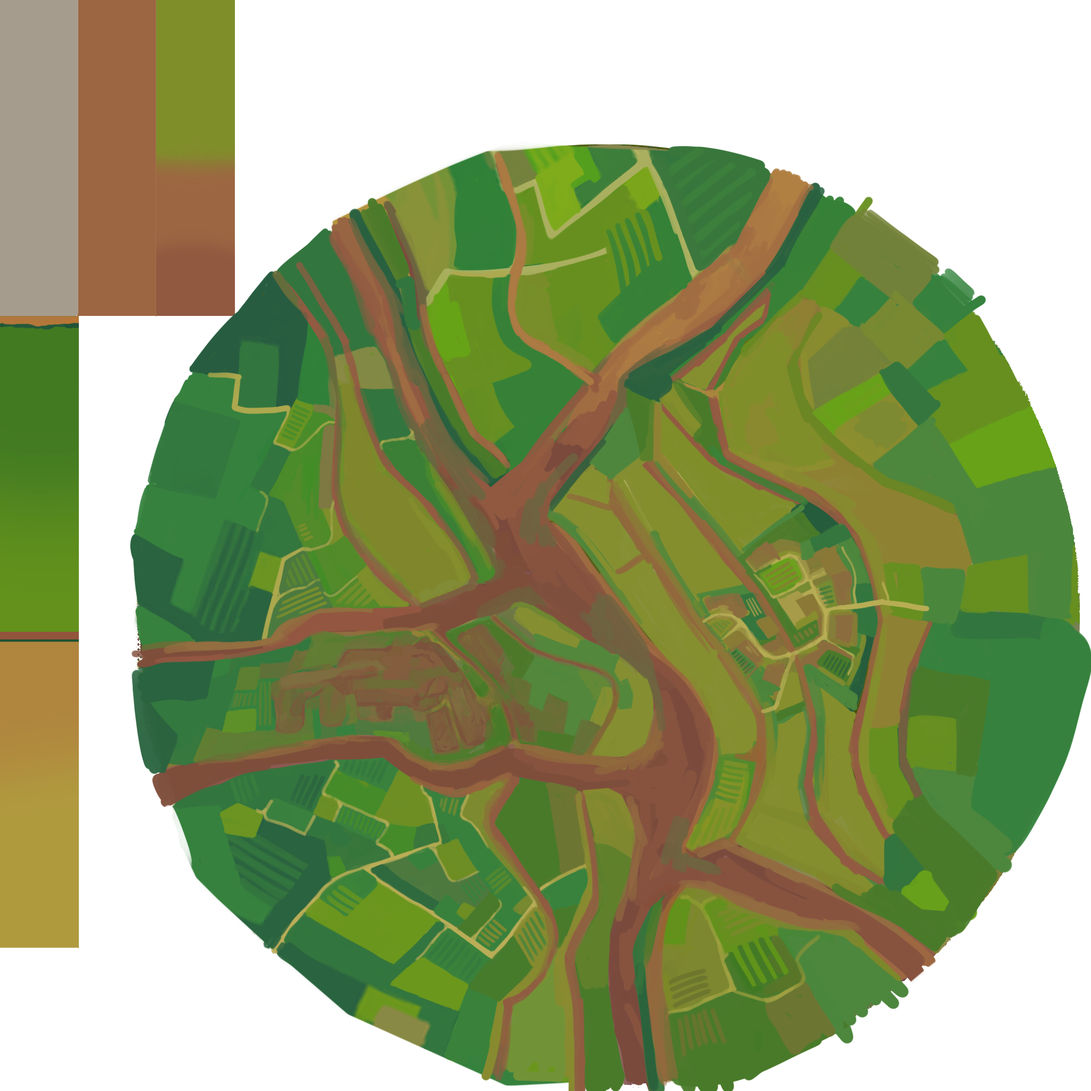
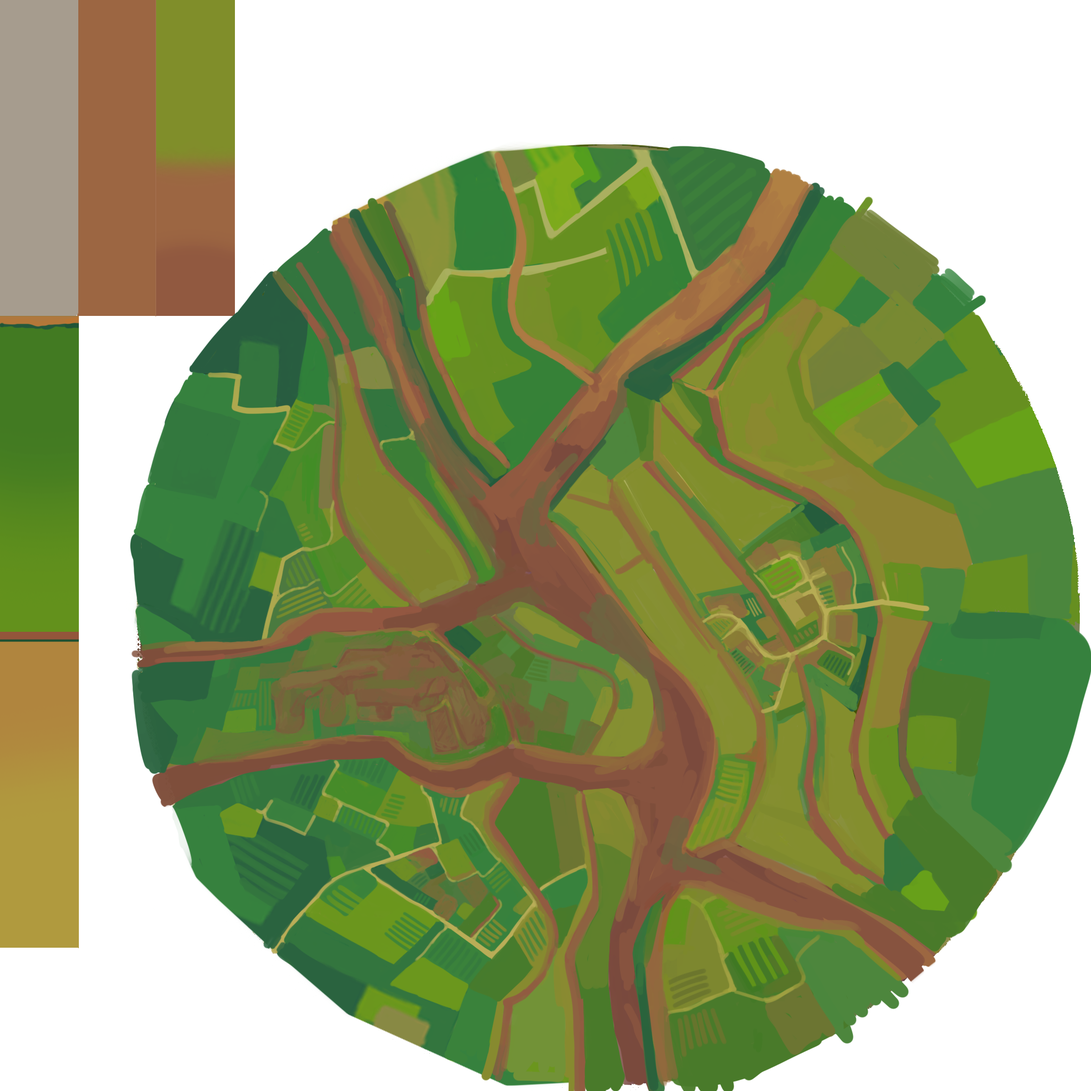
Revision of a layered 1091×1091 image; what changed, layer by layer:
painted on "Calque 12" over [left=381, top=615, right=612, bottom=952]
